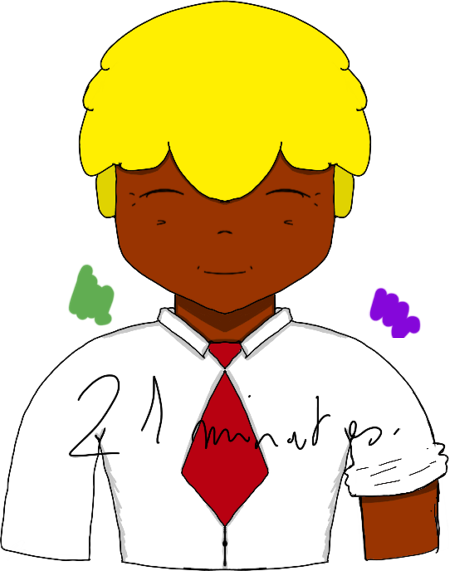
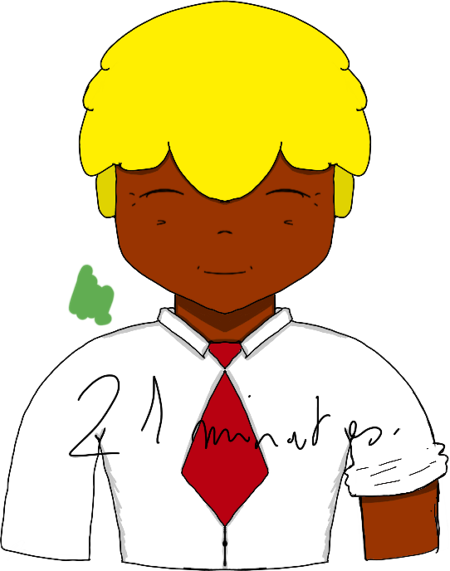
Comparing the layer stacks of the two 450 × 571 images. Changes:
painted on "Bleew NE" over (368, 287, 421, 338)
